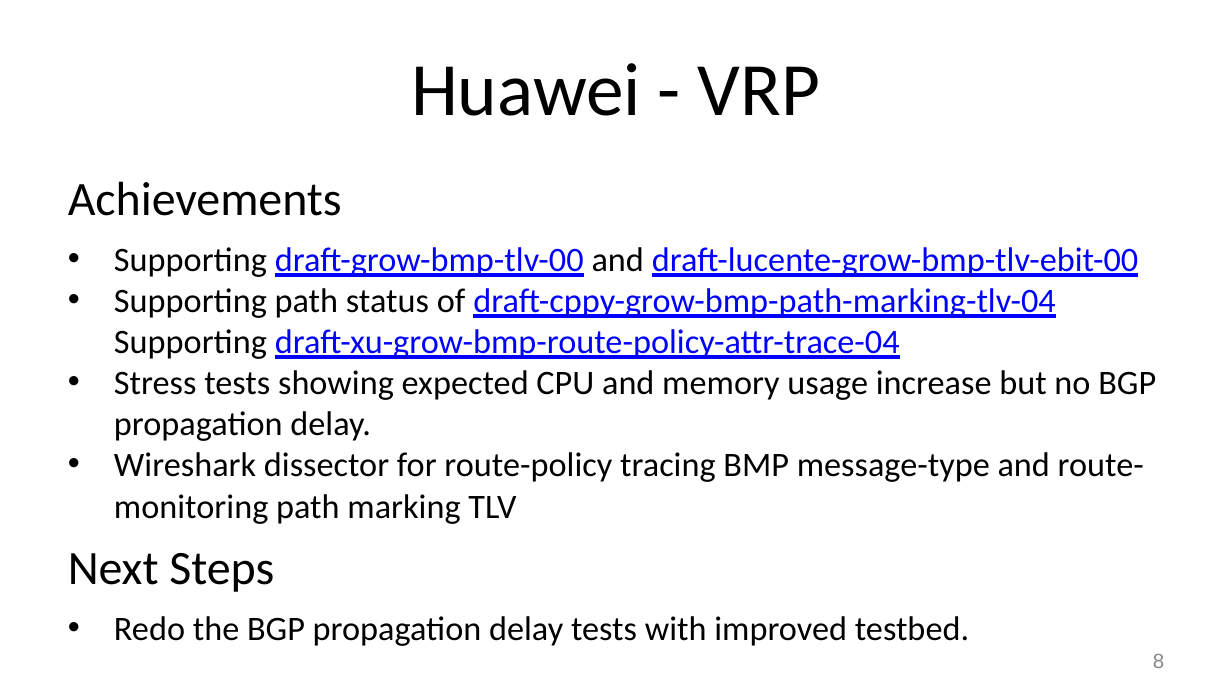
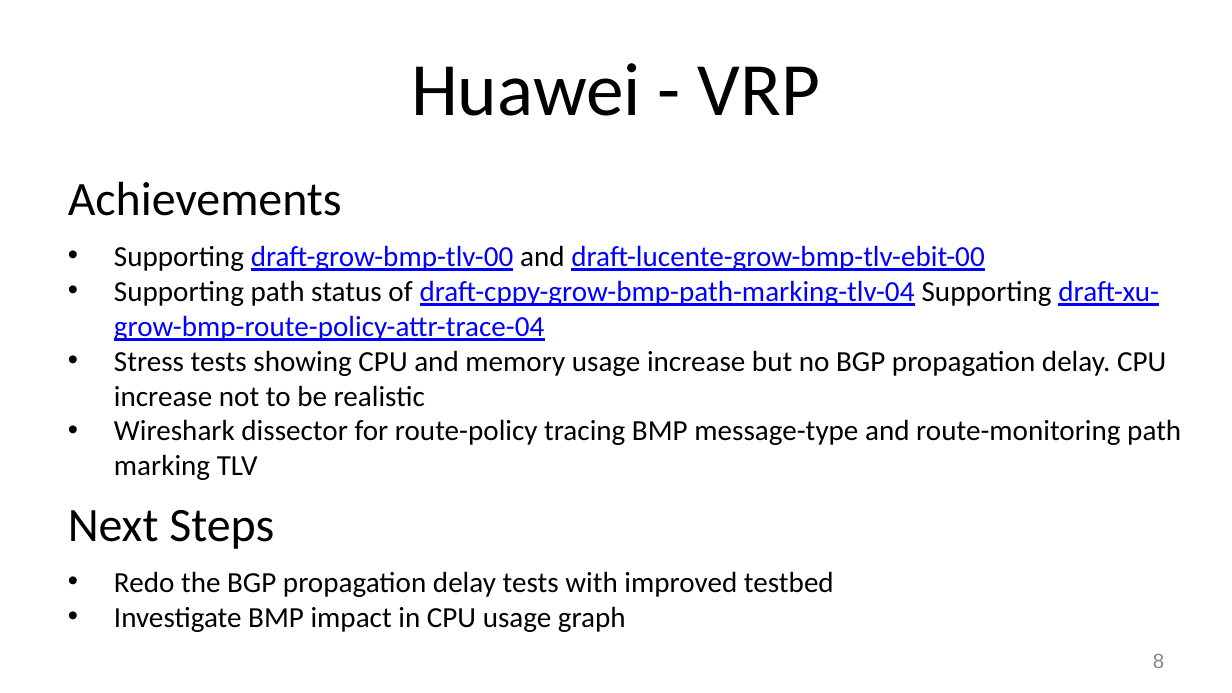
Before and after one commit to IETF-Hackathon/ietf108-project-presentations, a slide deck: slide 8 of ietf-108-hackathon-bmp.pptx. Drawn at 1232x693 pixels with LibreOffice and Linux fonts; fonts in the diff are those of the drawing. Boxes give left, top, right and bottom in pixels: in the first picture for what was removed or moved away, otherwise in the second. Text is boxed around its words. In the diff, an @@ line names an element or a change of style, - is before the commit and + after.

```diff
--- a/ietf-108-hackathon-bmp.pptx
+++ b/ietf-108-hackathon-bmp.pptx
@@ text at (114, 245, 1181, 480): size 20 to 17 pt in "Supporting draft-grow-bmp-tlv-00 and draft-lucente-grow-bmp- ...", "Supporting path status of draft-cppy-grow-bmp-path-marking-t ...", "Wireshark dissector for route-policy tracing BMP message-typ ..." @@
@@ text at (114, 350, 1166, 407): text changed; size 20 to 17 pt @@
-• Stress tests showing expected CPU and memory usage increase but no BGP propagation delay.
+• Stress tests showing CPU and memory usage increase but no BGP propagation delay. CPU increase not to be realistic
@@ text at (114, 571, 834, 632): text changed; size 20 to 17 pt @@
-• Redo the BGP propagation delay tests with improved testbed.
+• Redo the BGP propagation delay tests with improved testbed
+• Investigate BMP impact in CPU usage graph
```
Also in this commit, not shown: 1 other file.
